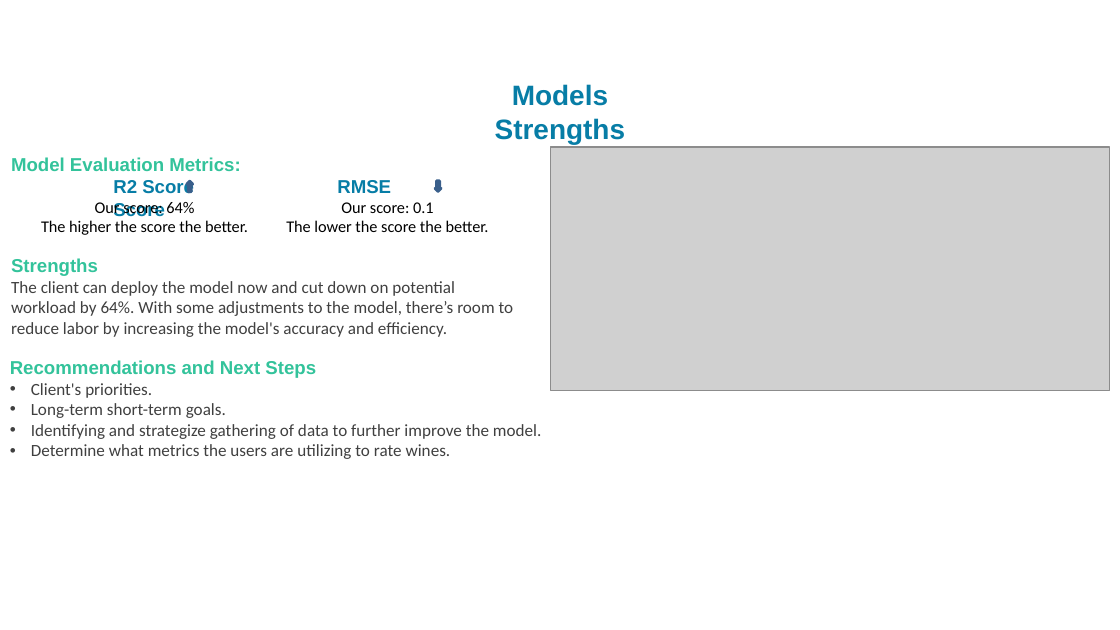
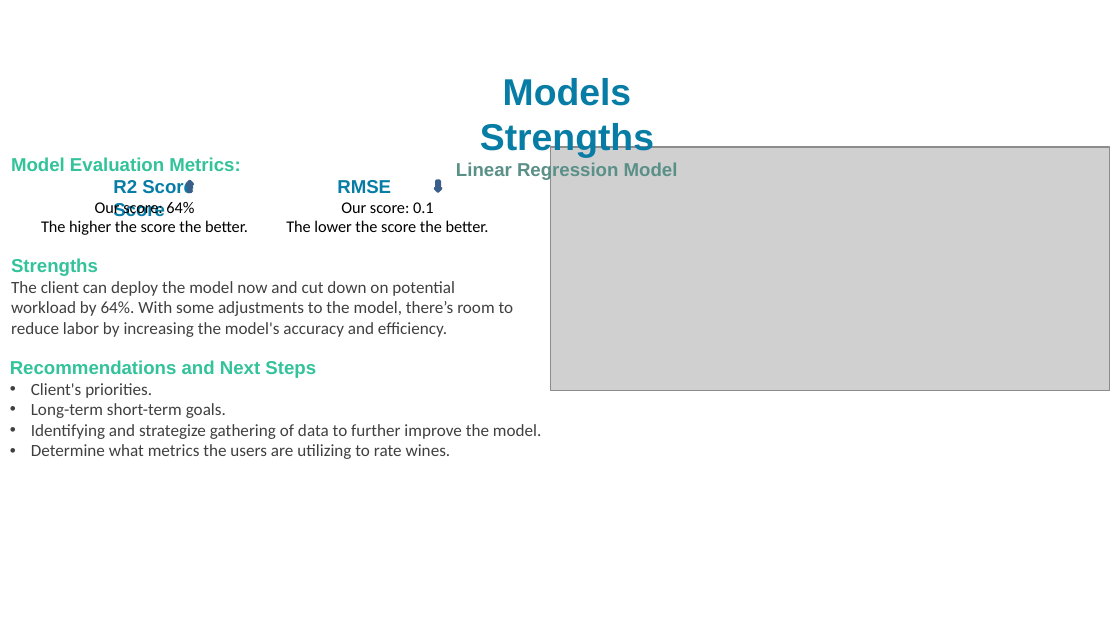
Before and after one commit to thelemoncookie-data/Project-02-Wine-Rating-ML, a slide deck: slide 7 of Wine Slides.pptx. Drawn at 1120x630 pixels with LibreOffice and Linux fonts; fonts in the diff are those of the drawing; grey boxes stand for pictures; background and template pictures are left out. Boxes give left, top, right and bottom in pixels: in the first picture for what was removed or moved away, otherwise in the second. Text is boxed around its words. In the diff, an @@ line names an element or a change of style, - is before the commit and + after.

```diff
--- a/Wine Slides.pptx
+++ b/Wine Slides.pptx
@@ text "Models Strengths": place and size @@
-text "Models Strengths" at (495, 84, 626, 144)
+text "Models Strengths" at (456, 78, 678, 181)
@@ text at (480, 78, 654, 158): size 18 to 24 pt in "Models Strengths" @@
@@ text at (456, 162, 678, 181): paragraph added @@
+Linear Regression Model
```
Also in this commit, not shown: 3 other slides changed, 1 slide added.
